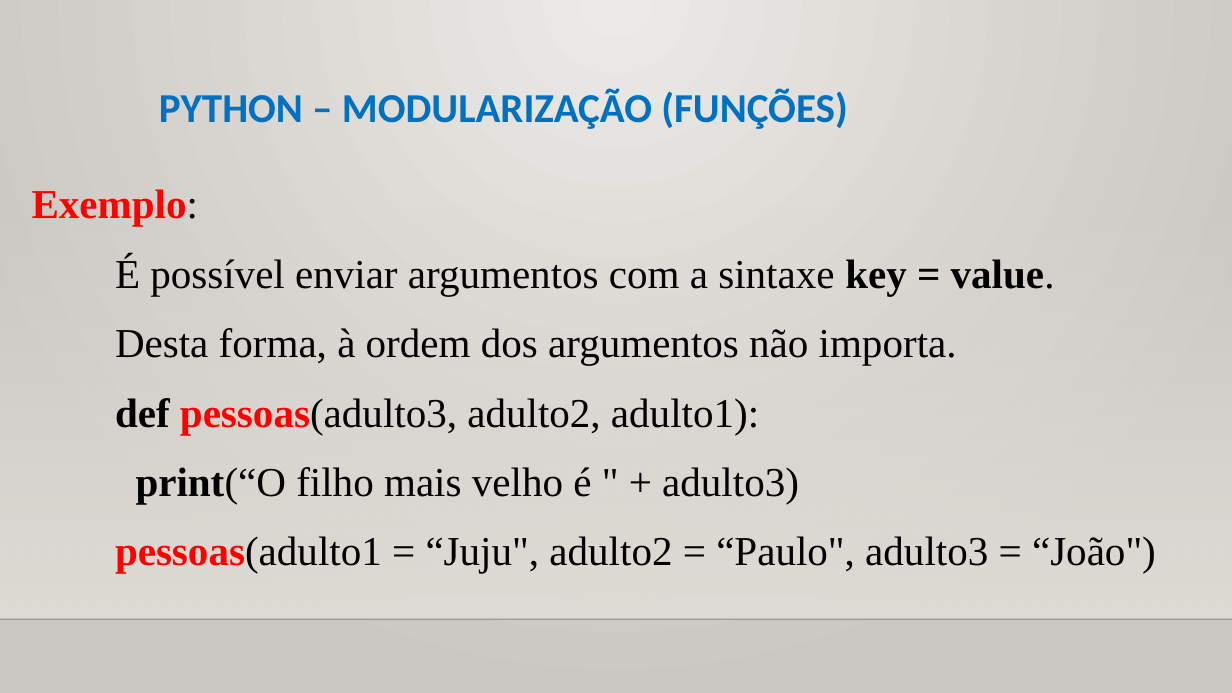
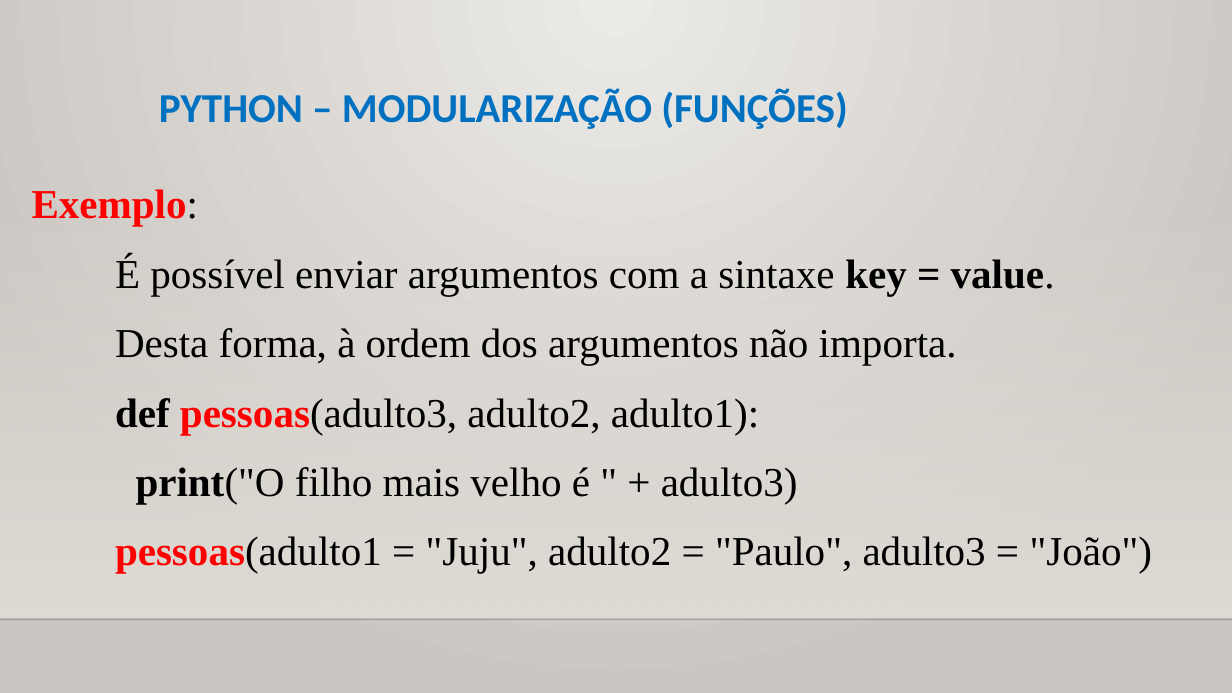
Before and after one commit to CloudEducationBrazil/WydenUniRuyPythonRAD, a slide deck: slide 11 of 01 Classes/Aula 08 RAD Python - Modularização Funções.pptx. Drawn at 1232x693 pixels with LibreOffice and Linux fonts; fonts in the diff are those of the drawing; background and template pictures are left out. Boxes give left, top, right and bottom in pixels: in the first picture for what was removed or moved away, otherwise in the second. Text is boxed around its words. In the diff, an @@ line names an element or a change of style, - is before the commit and + after.

Commit message:
Python RAD ajustess 25/09/2024 2024.2

```diff
--- a/01 Classes/Aula 08 RAD Python - Modularização Funções.pptx
+++ b/01 Classes/Aula 08 RAD Python - Modularização Funções.pptx
@@ text at (115, 467, 1152, 573): text changed @@
-  print(“O filho mais velho é " + adulto3)
-  pessoas(adulto1 = “Juju", adulto2 = “Paulo", adulto3 = “João")
+  print("O filho mais velho é " + adulto3)
+  pessoas(adulto1 = "Juju", adulto2 = "Paulo", adulto3 = "João")
```
Also in this commit, not shown: 8 other slides changed, 2 other files.
